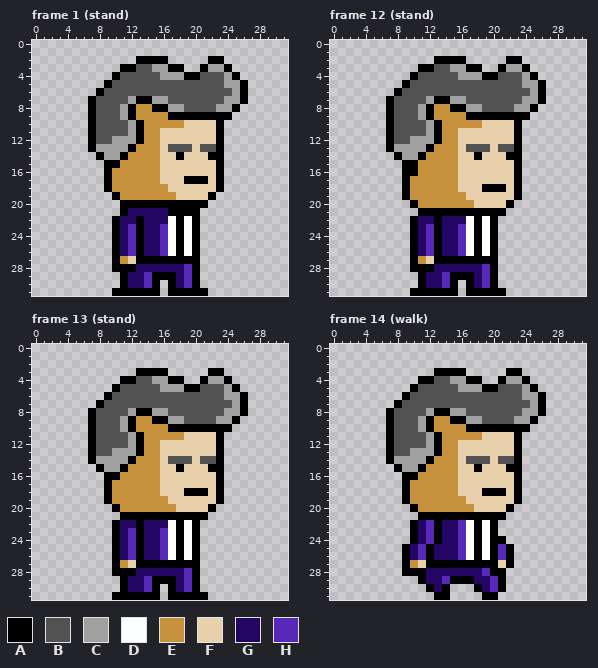
Two states of a pixel-art file, sources/mcsquare.aseprite. This is how it looked before the edit.
32x32 pixels, 24 frames. Shown: frame 1 (stand), frame 12 (stand), frame 13 (stand), frame 14 (walk). The commit also changed other frames, which this record leaves out.
Palette (. is transparent): A #000000  B #525252  C #a0a0a0  D #feffff  E #c8913e  F #e8d0aa  G #230663  H #5828b8
After the commit:
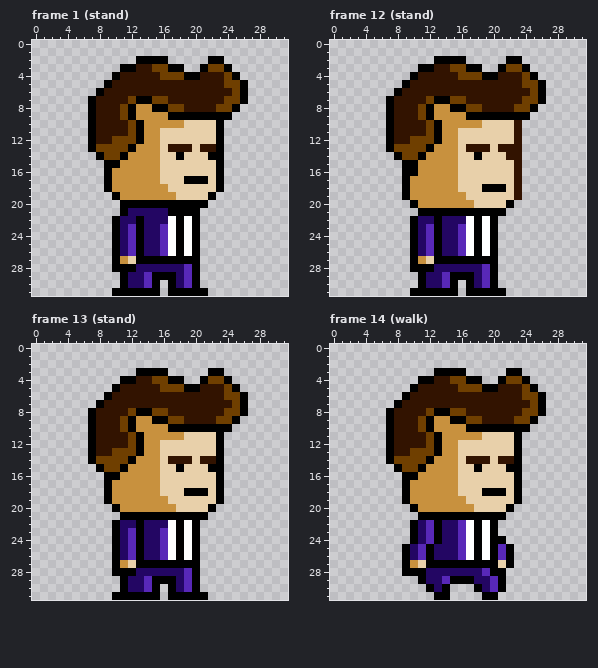
Difference:
@@ palette @@
-B #525252
+B #321300
-C #a0a0a0
+C #6f3f00
--- frame 12 (stand), layer "macron"
@@ x 20..25 @@
  9 AAAAA.
-10 FFFA..
-11 FFFA..
-12 FFFA..
-13 FBBA..
-14 FFAA..
-15 FFFA..
-16 FFFA..
-17 FFFA..
-18 AAFA..
-19 FFFA..
+10 FFFB..
+11 FFFB..
+12 FFFB..
+13 FBBB..
+14 FFBB..
+15 FFFB..
+16 FFFB..
+17 FFFB..
+18 AAFB..
+19 FFFB..
 20 FFA...
Boxes around the changes in both pictures, in picture pixels (x1, y1, x2, y2):
changed: (96, 64, 240, 160)
changed: (394, 64, 538, 200)
changed: (96, 376, 240, 472)
changed: (394, 376, 538, 472)
